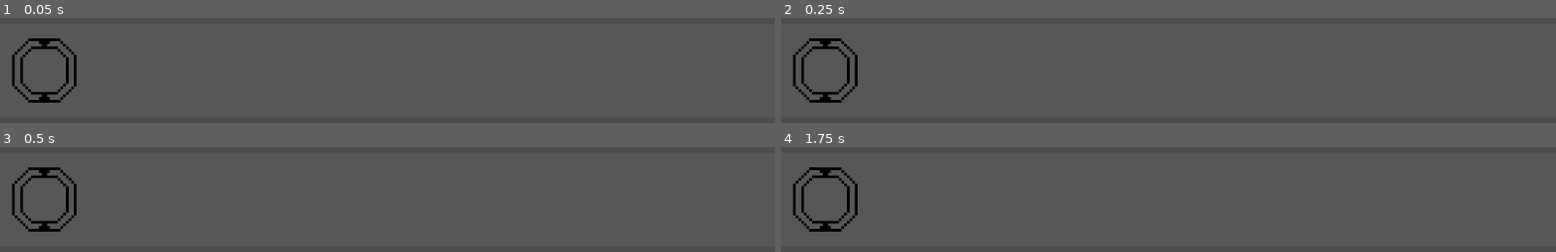
Above: before the commit, frames 1-4 (two rows, left to right).
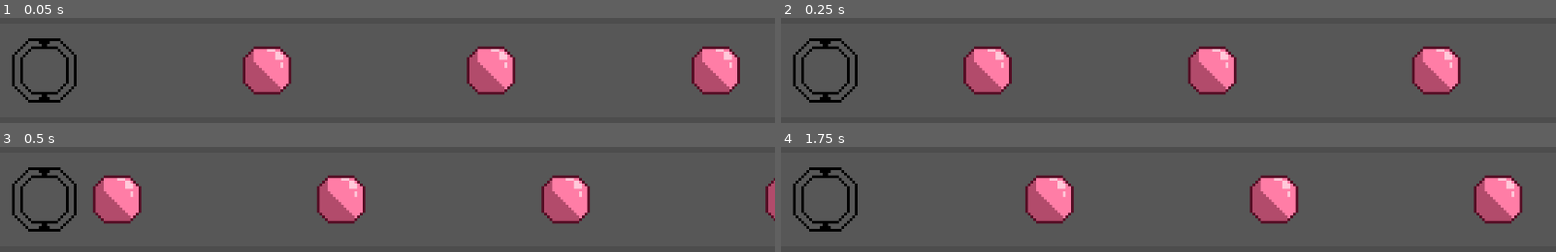
Above: after the commit, the same moments.

Repository: Kita-power/MochiSlam
Game: Godot game, scene res://Scenes/Gameplay.tscn
Same seed, same stepped clock (60 frames per second), same inputs: the game is played once before the commit and once after it. Sound files missing from this copy of the repository are replaced by a short silence.
Inputs:
- Up to frame 1 (0.05 s): no input
- Up to frame 2 (0.25 s): no input
- Up to frame 3 (0.5 s): no input
- Up to frame 4 (1.75 s): tap Enter at 1.25 s

The runs differ from the first frame. In frame 1, 7.7% of the frame differs, in the area x 31-96%, y 26-74%; in frame 2, 7.7%; in frame 3, 8.0%, in the area x 12-100%, y 26-74%; in frame 4, 7.6%.

Commit message:
Note Spawner now works.

Diff:
--- a/Scripts/Gameplay.gd
+++ b/Scripts/Gameplay.gd
@@ -3,3 +3,4 @@
 func _ready():
 	Conductor.music_player = $Music
 	$Music.play()
+	print("Viewport size:", get_viewport().get_visible_rect().size)
--- a/Scripts/note.gd
+++ b/Scripts/note.gd
@@ -1,15 +1,17 @@
 extends Node2D
 
-var note_beat = 0
-var speed = 100
-var hit_x = 66
-var lane_y = 324
+var note_beat: float = 0.0
 
-func _ready():
+@export var hit_x: float = 66.0
+@export var spawn_x: float = 1400.0
+@export var lead_beats: float = 8.0
+@export var lane_y: float = 324.0
+
+func _ready() -> void:
 	position.y = lane_y
+	z_index = 100
 
-func _process(delta):
-
-	var beat_diff = note_beat - Conductor.song_position_in_beats
-
-	position.x = hit_x + beat_diff * speed
+func _process(_delta: float) -> void:
+	var beats_until_hit: float = note_beat - float(Conductor.song_position_in_beats)
+	var px_per_beat: float = (spawn_x - hit_x) / lead_beats
+	position.x = hit_x + beats_until_hit * px_per_beat
--- a/Scripts/note_spawner.gd
+++ b/Scripts/note_spawner.gd
@@ -1,17 +1,24 @@
 extends Node2D
+
 @onready var notes_container: Node = $"../Notes"
-@export var note_scene : PackedScene
+@export var note_scene: PackedScene
+@export var lead_beats: float = 8.0
 
-var chart = [2, 4, 6, 8]
+var chart: Array[float] = [2.0, 4.0, 6.0, 8.0]
+var next_index: int = 0
 
-func _ready():
+func _process(_delta: float) -> void:
 	if note_scene == null:
-			push_error("NoteSpawner: note_scene is not assigned!")
-			return
-	for beat in chart:
-		spawn_note(beat)
+		push_error("NoteSpawner: note_scene is not assigned!")
+		return
 
-func spawn_note(beat):
-	var note = note_scene.instantiate()
-	note.note_beat = beat
-	notes_container.add_child(note)
+	var current_beat: float = float(Conductor.song_position_in_beats)
+
+	while next_index < chart.size() and (chart[next_index] - current_beat) <= lead_beats:
+		var beat: float = chart[next_index]
+
+		var note: Node = note_scene.instantiate()
+		note.set("note_beat", beat)
+		notes_container.add_child(note)
+
+		next_index += 1
Not shown, added: Scenes/gameplay.tscn7134946919.tmp
Not shown, added: Scenes/gameplay.tscn7139137583.tmp
